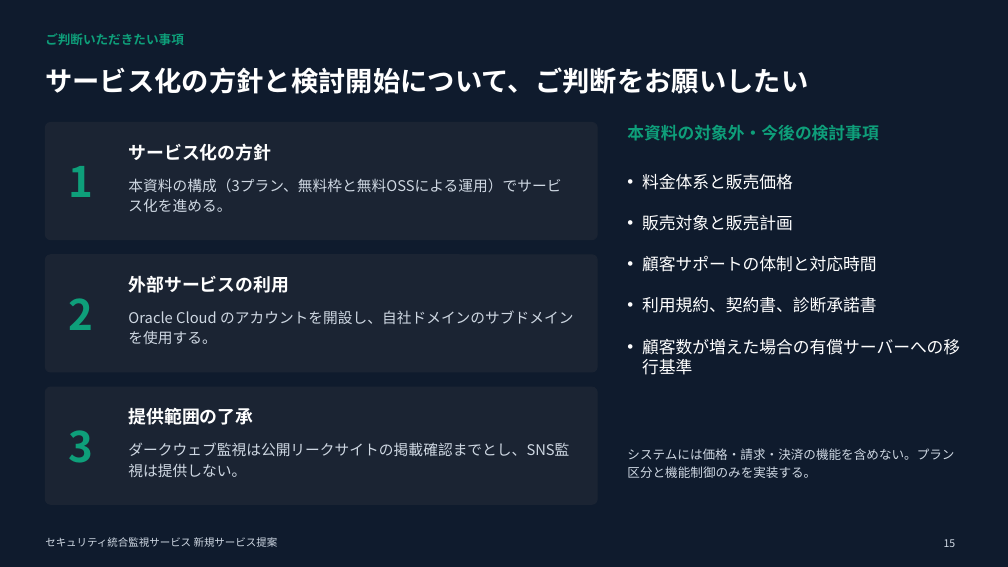
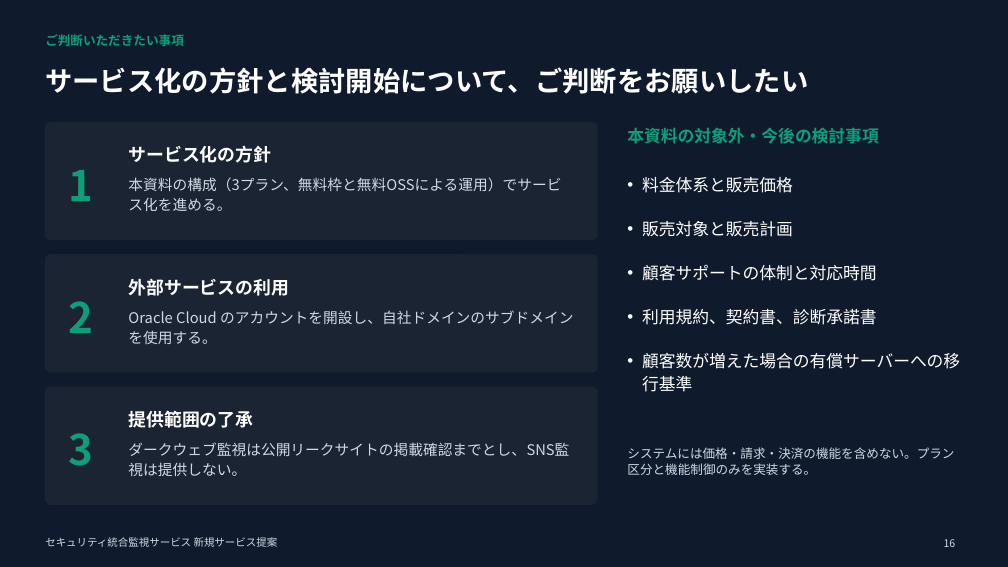
Before and after one commit to hiirocreate/DeepSec, a slide deck: slide 16 of docs/proposal/セキュリティ統合監視サービス_提案資料.pptx (slide 15 before the commit). Drawn at 1008x567 pixels with LibreOffice and Linux fonts; fonts in the diff are those of the drawing. Boxes give left, top, right and bottom in pixels: in the first picture for what was removed or moved away, otherwise in the second. Text is boxed around its words. In the diff, an @@ line names an element or a change of style, - is before the commit and + after.

```diff
--- a/docs/proposal/セキュリティ統合監視サービス_提案資料.pptx
+++ b/docs/proposal/セキュリティ統合監視サービス_提案資料.pptx
@@ text "本資料の対象外・今後の検討事項" at (627, 128, 878, 144): line spacing 1 to 22pt @@
@@ text "料金体系と販売価格" at (642, 177, 960, 392): line spacing 1 to 22pt @@
@@ line spacing 1 to 54pt in 3 elements at (68, 170, 93, 201), (68, 301, 93, 333), (68, 433, 93, 466) @@
@@ line spacing 1 to 23pt in 3 elements at (128, 145, 271, 163), (128, 279, 289, 296), (128, 410, 253, 428) @@
@@ text "ダークウェブ監視は公開リークサイトの掲載確認までとし、SNS監視は提供しない。" at (128, 442, 569, 476): line spacing 1.15 to 19pt @@
@@ text "システムには価格・請求・決済の機能を含めない。プラン区分と機能制御のみを実装する。" at (627, 447, 954, 475): line spacing 1.2 to 16pt @@
@@ page number at (944, 539, 956, 547): text changed @@
-15
+16
```
Also in this commit, not shown: 14 other slides changed, 1 slide added.
